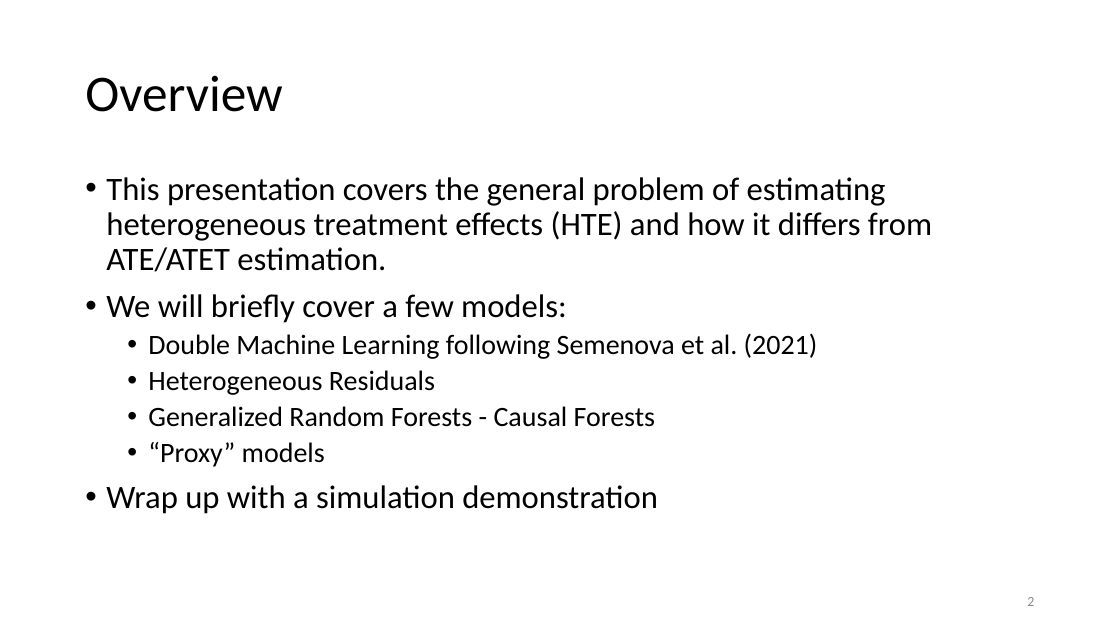
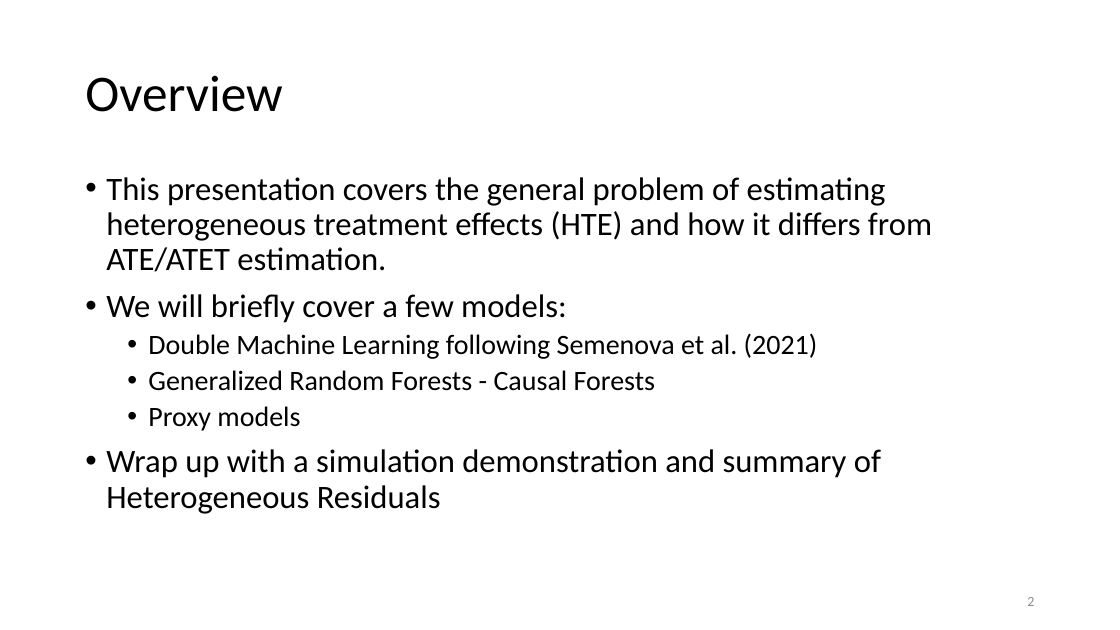
Before and after one commit to shoepaladin/causalinference_crashcourse, a slide deck: slide 2 of Powerpoints/5 HTE Models (shortened).pptx. Drawn at 1120x630 pixels with LibreOffice and Linux fonts; fonts in the diff are those of the drawing. Boxes give left, top, right and bottom in pixels: in the first picture for what was removed or moved away, otherwise in the second. Text is boxed around its words. In the diff, an @@ line names an element or a change of style, - is before the commit and + after.

Commit message:
SC support and other
Working on supporting synthetic control, creating additional examples for ML vs causal models, and trimming.

```diff
--- a/Powerpoints/5 HTE Models (shortened).pptx
+++ b/Powerpoints/5 HTE Models (shortened).pptx
@@ text at (148, 370, 435, 395): paragraph removed @@
-  • Heterogeneous Residuals
@@ text at (106, 406, 881, 514): text changed @@
-  • “Proxy” models
-• Wrap up with a simulation demonstration
+  • Proxy models
+• Wrap up with a simulation demonstration and summary of Heterogeneous Residuals
```
Also in this commit, not shown: 11 other slides changed, 4 slides added, 1 slide removed, 5 other files.
